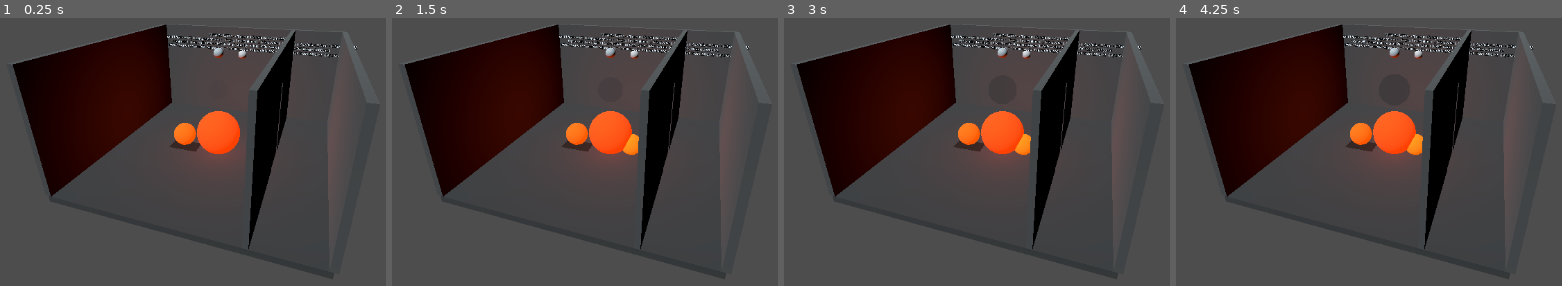
Above: before the commit, frames 1-4 (left to right).
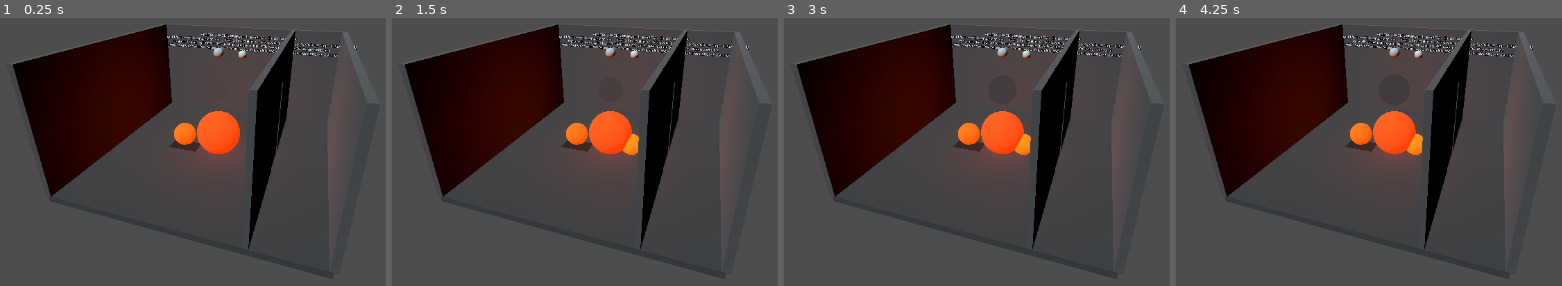
Above: after the commit, the same moments.

Repository: kblood/GameSystems
Game: Godot game, scene res://demos/sprinkler_fire/fire_station_demo.tscn
Same seed, same stepped clock (60 frames per second), same inputs: the game is played once before the commit and once after it. The project has no main scene, so this scene is started directly.
Inputs:
- Up to frame 1 (0.25 s): no input
- Up to frame 2 (1.5 s): tap Enter at 0.5 s; hold D 0.53-1.28 s; tap R at 0.6, 1.35 s; hold S from 1.28 s (still down)
- Up to frame 3 (3 s): tap Space at 2 s; release S at 2.03 s; hold D from 2.03 s (still down); tap F at 2.1 s; tap R at 2.3 s; tap Enter at 2.75 s; tap V at 2.85 s
- Up to frame 4 (4.25 s): tap R at 3.05, 3.8 s; tap Space at 3.5 s; release D at 3.53 s; hold S from 3.53 s (still down); tap B at 3.6 s

The runs differ from the first frame. In frame 1, 0.2% of the frame differs, in the area x 51-77%, y 5-9%; in frame 2, 0.2%; in frame 3, 0.2%; in frame 4, 0.2%.

Commit message:
Add configurable fire scenario difficulty profiles

Diff:
--- a/godot/demos/sprinkler_fire/fire_station_demo.gd
+++ b/godot/demos/sprinkler_fire/fire_station_demo.gd
@@ -26,10 +26,22 @@
 const FUSE_ID := &"pump-fuse"
 const MAIN_SWITCH_ID := &"main-switch"
 const FAULT_SWITCH_ID := &"fault-switch"
-const WATER_CAPACITY_ML := 20000.0
+const DIFFICULTY_PROFILES := {
+	"training": {"fire_fuel": 220.0, "fire_burn_rate": 1.2, "crate_fuel": 50.0,
+		"crate_burn_rate": 0.5, "spill_fuel": 80.0, "spill_burn_rate": 0.25,
+		"water_capacity_ml": 30000.0, "water_head_flow_ml_s": 300.0},
+	"standard": {"fire_fuel": 300.0, "fire_burn_rate": 2.0, "crate_fuel": 80.0,
+		"crate_burn_rate": 1.0, "spill_fuel": 120.0, "spill_burn_rate": 0.4,
+		"water_capacity_ml": 20000.0, "water_head_flow_ml_s": 240.0},
+	"high_risk": {"fire_fuel": 450.0, "fire_burn_rate": 3.0, "crate_fuel": 85.0,
+		"crate_burn_rate": 1.5, "spill_fuel": 200.0, "spill_burn_rate": 0.75,
+		"water_capacity_ml": 14000.0, "water_head_flow_ml_s": 180.0}
+}
 const MISSION_FIRE_TARGETS: Array[StringName] = [FIRE_ID, SPREAD_FIRE_ID, SPILL_FIRE_ID]
 const MISSION_MAX_ADJACENT_TEMPERATURE_C := 80.0
 const MISSION_MAX_ADJACENT_SMOKE := 0.25
+
+@export_enum("training", "standard", "high_risk") var difficulty := "standard"
 
 var thermal: RefCounted
 var thermal_portals: RefCounted
@@ -57,6 +69,7 @@
 var _spray_linger_by_source: Dictionary = {}
 var _spray_visual_by_source: Dictionary = {}
 var _spray_sources_this_frame: Dictionary = {}
+var _active_difficulty_profile: Dictionary = {}
 var _status_label: Label3D
 var _fire_visual: MeshInstance3D
 var _fire_light: OmniLight3D
@@ -70,6 +83,8 @@
 
 
 func _ready() -> void:
+	_active_difficulty_profile = _resolve_difficulty_profile(difficulty)
+	difficulty = String(_active_difficulty_profile.id)
 	_build_scene()
 	thermal = Thermal.new()
 	# A low bounded capacity makes automatic sensor activation visible in a short demo.
@@ -79,13 +94,16 @@
 	thermal_portals.add_portal(DOOR_ID, ROOM_ID, ADJACENT_ROOM_ID, {"opening": 0.0})
 	thermal.add_object(FIRE_ID, {"room_id": ROOM_ID, "position": Vector3.ZERO,
 		"temperature_c": 450.0, "ignition_c": 250.0, "heat_capacity_kj_c": 8.0,
-		"flammability": 0.9, "fuel": 300.0, "burn_rate": 2.0, "heat_kj_per_fuel": 18.0})
+		"flammability": 0.9, "fuel": _active_difficulty_profile.fire_fuel,
+		"burn_rate": _active_difficulty_profile.fire_burn_rate, "heat_kj_per_fuel": 18.0})
 	thermal.add_object(SPREAD_FIRE_ID, {"room_id": ROOM_ID, "position": Vector3(0.8, 0.0, 0.0),
 		"temperature_c": 20.0, "ignition_c": 240.0, "heat_capacity_kj_c": 0.001,
-		"flammability": 1.0, "fuel": 80.0, "burn_rate": 1.0, "heat_kj_per_fuel": 16.0})
+		"flammability": 1.0, "fuel": _active_difficulty_profile.crate_fuel,
+		"burn_rate": _active_difficulty_profile.crate_burn_rate, "heat_kj_per_fuel": 16.0})
 	thermal.add_object(SPILL_FIRE_ID, {"room_id": ROOM_ID, "position": Vector3(-1.35, 0.0, 0.0),
 		"temperature_c": 20.0, "ignition_c": 250.0, "heat_capacity_kj_c": 0.05,
-		"flammability": 0.9, "fuel": 120.0, "burn_rate": 0.4, "heat_kj_per_fuel": 18.0})
+		"flammability": 0.9, "fuel": _active_difficulty_profile.spill_fuel,
+		"burn_rate": _active_difficulty_profile.spill_burn_rate, "heat_kj_per_fuel": 18.0})
 	fire_spread = FireSpread.new(thermal)
 	fire_spread.register_object(FIRE_ID)
 	fire_spread.register_object(SPREAD_FIRE_ID)
@@ -99,7 +117,8 @@
 	_puddle_id_by_sprinkler_source[StringName("sprinkler:" + String(DIESEL_HEAD_ID))] = diesel_puddle_id
 	puddle_fire = PuddleFire.new(thermal)
 	_sync_spill_visual()
-	tank = SupplyTank.new(WATER_CAPACITY_ML, {"water": WATER_CAPACITY_ML})
+	var water_capacity_ml: float = _active_difficulty_profile.water_capacity_ml
+	tank = SupplyTank.new(water_capacity_ml, {"water": water_capacity_ml})
 	diesel_tank = SupplyTank.new(2000.0, {"diesel": 2000.0})
 	electricity = Electricity.new()
 	electricity.add(BATTERY_ID, {"kind": &"battery", "a": &"battery+", "b": &"ground",
@@ -122,7 +141,8 @@
 	sprinklers.register_supply(DIESEL_SUPPLY_ID, diesel_tank)
 	sprinklers.set_power_provider(pump)
 	sprinklers.add_head(HEAD_ID, {"room_id": ROOM_ID, "supply_id": SUPPLY_ID,
-		"target_ids": [FIRE_ID, SPREAD_FIRE_ID, SPILL_FIRE_ID], "position": Vector3(0.0, 3.0, 0.0), "flow_ml_s": 240.0,
+		"target_ids": [FIRE_ID, SPREAD_FIRE_ID, SPILL_FIRE_ID], "position": Vector3(0.0, 3.0, 0.0),
+		"flow_ml_s": _active_difficulty_profile.water_head_flow_ml_s,
 		"trigger_temperature_c": 70.0, "response_seconds": 1.5, "range_m": 4.0})
 	sprinklers.add_head(RUNOFF_HEAD_ID, {"room_id": ROOM_ID, "supply_id": SUPPLY_ID,
 		"target_ids": [], "position": Vector3(0.8, 3.0, 0.0), "flow_ml_s": 600.0,
@@ -342,7 +362,7 @@
 func refill_water() -> float:
 	if tank == null: return 0.0
 	var state: Dictionary = tank.state()
-	var added: float = tank.fill("water", WATER_CAPACITY_ML - float(state.ml))
+	var added: float = tank.fill("water", float(state.get("freeMl", 0.0)))
 	_update_status()
 	return added
 
@@ -411,6 +431,8 @@
 		"sprinkler_runoff_visible": _sprinkler_runoff_visual.visible,
 		"spill_status": _spill_status(),
 		"mission": mission_state(),
+		"difficulty": difficulty, "difficulty_profile": _active_difficulty_profile.duplicate(true),
+		"status_text": _status_label.text if is_instance_valid(_status_label) else "",
 		"last_puddle_result": last_puddle_result.duplicate(true)}
 
 
@@ -441,6 +463,13 @@
 		"missing_fires": missing_fires,
 		"adjacent_safe": adjacent_safe, "adjacent_temperature_c": adjacent_temperature,
 		"adjacent_smoke": adjacent_smoke}
+
+
+func _resolve_difficulty_profile(requested: String) -> Dictionary:
+	var selected_id := requested if DIFFICULTY_PROFILES.has(requested) else "standard"
+	var profile: Dictionary = DIFFICULTY_PROFILES[selected_id].duplicate(true)
+	profile.id = selected_id
+	return profile
 
 
 func _build_scene() -> void:
@@ -606,8 +635,8 @@
 	for receipt: Dictionary in sprinkler_source_receipts.values():
 		runoff_total_ml += float(receipt.get("puddle_ml", 0.0))
 	var mission := mission_state()
-	_status_label.text = "MISSION: %s — fires out %d/%d, adjacent room %s\nF w …(378 unchanged characters)…
-		String(mission.status).to_upper(), int(mission.fires_out), int(mission.fire_count),
+	_status_label.text = "MISSION: %s [%s] — fires out %d/%d, adjacent room %s\nF w …(378 unchanged characters)…
+		String(mission.status).to_upper(), difficulty.to_upper(), int(mission.fires_out), int(mission.fire_count),
 		"SAFE" if mission.adjacent_safe else "AT RISK",
 		"OPEN" if compartment_door_open else "CLOSED",
 		"ON" if head.get("triggered", false) else "standby", "OPEN" if valve_open else "CLOSED",
--- a/godot/demos/sprinkler_fire/fire_station_demo_tests.gd
+++ b/godot/demos/sprinkler_fire/fire_station_demo_tests.gd
@@ -22,6 +22,36 @@
 	case_result(initial.mission.status == &"active" and initial.mission.fires_out == 2
 		and initial.mission.fire_count == 3 and initial.mission.adjacent_safe,
 		"scenario begins active with the burning pallet and safe adjacent compartment objectives visible")
+	case_result(initial.difficulty == "standard" and initial.difficulty_profile.fire_fuel == 300.0
+		and initial.supply.capacityMl == 20000.0 and initial.status_text.contains("[STANDARD]"),
+		"default standard profile retains the established fire and water values and is visible")
+	var training_demo: Node3D = DemoScene.instantiate()
+	training_demo.difficulty = "training"
+	root.add_child(training_demo)
+	var high_risk_demo: Node3D = DemoScene.instantiate()
+	high_risk_demo.difficulty = "high_risk"
+	root.add_child(high_risk_demo)
+	var training_state: Dictionary = training_demo.demo_state()
+	var high_risk_state: Dictionary = high_risk_demo.demo_state()
+	var training_fuel_before: float = training_state.fire.fuel
+	var high_risk_fuel_before: float = high_risk_state.fire.fuel
+	training_demo.advance(0.2)
+	high_risk_demo.advance(0.2)
+	var training_burned := training_fuel_before - float(training_demo.demo_state().fire.fuel)
+	var high_risk_burned := high_risk_fuel_before - float(high_risk_demo.demo_state().fire.fuel)
+	case_result(training_state.difficulty == "training" and high_risk_state.difficulty == "high_risk"
+		and training_state.supply.capacityMl == 30000.0 and high_risk_state.supply.capacityMl == 14000.0
+		and training_state.head.flow_ml_s == 300.0 and high_risk_state.head.flow_ml_s == 180.0
+		and high_risk_burned > training_burned,
+		"training and high-risk profiles change finite water and actual relative fire burn workload")
+	training_demo.queue_free()
+	high_risk_demo.queue_free()
+	var invalid_difficulty_demo: Node3D = DemoScene.instantiate()
+	invalid_difficulty_demo.difficulty = "unknown"
+	root.add_child(invalid_difficulty_demo)
+	case_result(invalid_difficulty_demo.demo_state().difficulty == "standard",
+		"unknown scenario difficulty falls back to the verified standard profile")
+	invalid_difficulty_demo.queue_free()
 	var mission_demo: Node3D = DemoScene.instantiate()
 	root.add_child(mission_demo)
 	var mission_fire: Dictionary = mission_demo.demo_state().fire
Not shown, changed: docs/improvement_backlog.md
Not shown, changed: godot/demos/sprinkler_fire/README.md
